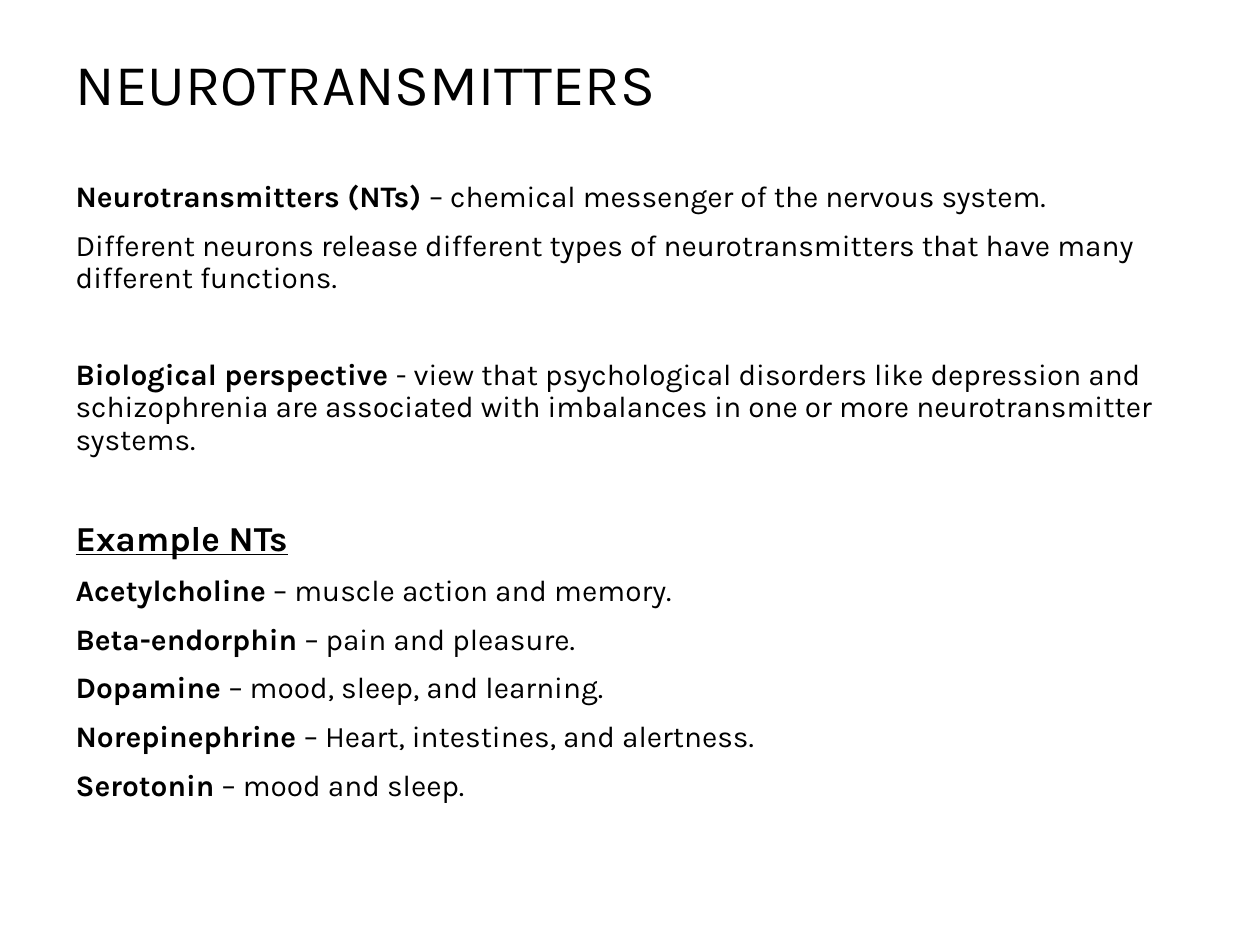
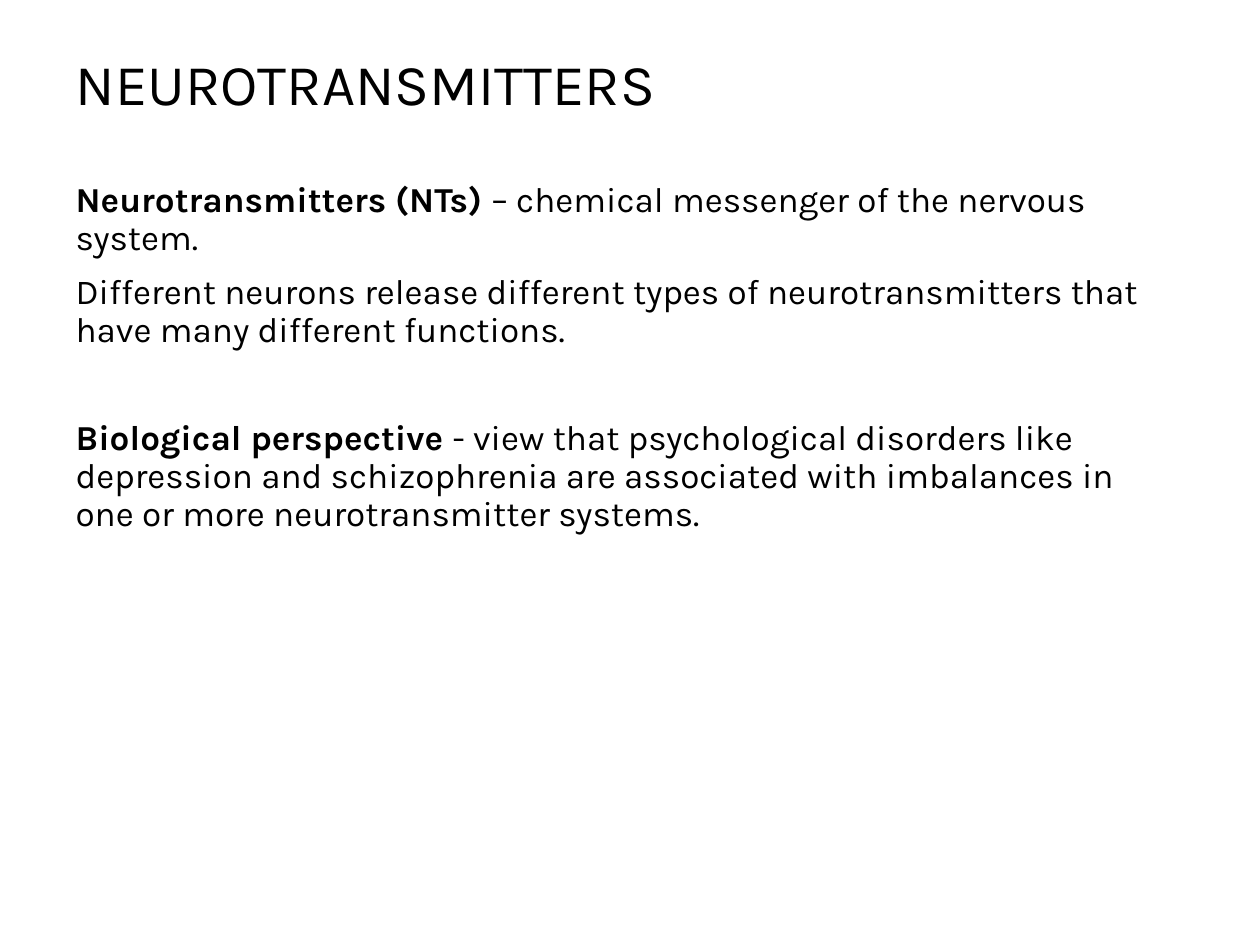
Before and after one commit to npm27/Teaching-Materials, a slide deck: slide 25 of Gen Psych II/Slides/3 Biopsychology.pptx (slide 23 before the commit). Drawn at 1260x945 pixels with LibreOffice and Linux fonts; fonts in the diff are those of the drawing. Boxes give left, top, right and bottom in pixels: in the first picture for what was removed or moved away, otherwise in the second. Text is boxed around its words. In the diff, an @@ line names an element or a change of style, - is before the commit and + after.

```diff
--- a/Gen Psych II/Slides/3 Biopsychology.pptx
+++ b/Gen Psych II/Slides/3 Biopsychology.pptx
@@ text "Neurotransmitters (NTs) – chemical messenger ..." at (76,186,1138,535): size 17 to 20 pt @@
@@ text at (76,527,754,754): paragraphs removed @@
-Example NTs
-Acetylcholine – muscle action and memory.
-Beta-endorphin – pain and pleasure.
-Dopamine – mood, sleep, and learning.
-Norepinephrine – Heart, intestines, and alertness.
-Serotonin – mood and sleep.
```
Also in this commit, not shown: 20 other slides changed, 5 slides added, 1 slide removed, 3 other files.
